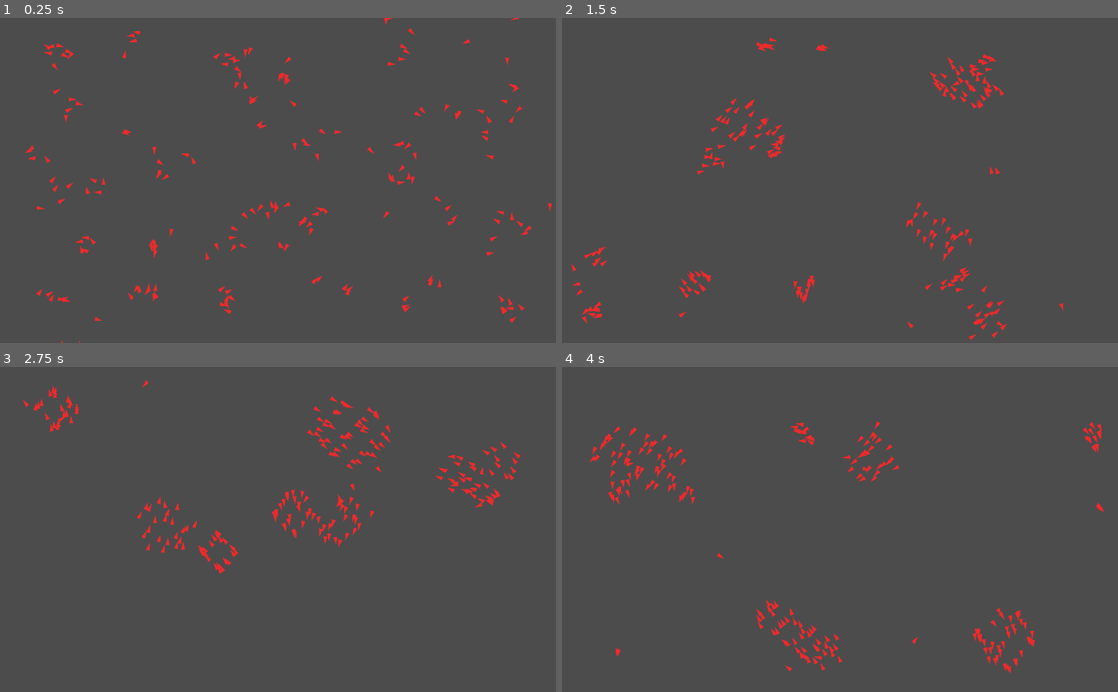
Above: before the commit, frames 1-4 (two rows, left to right).
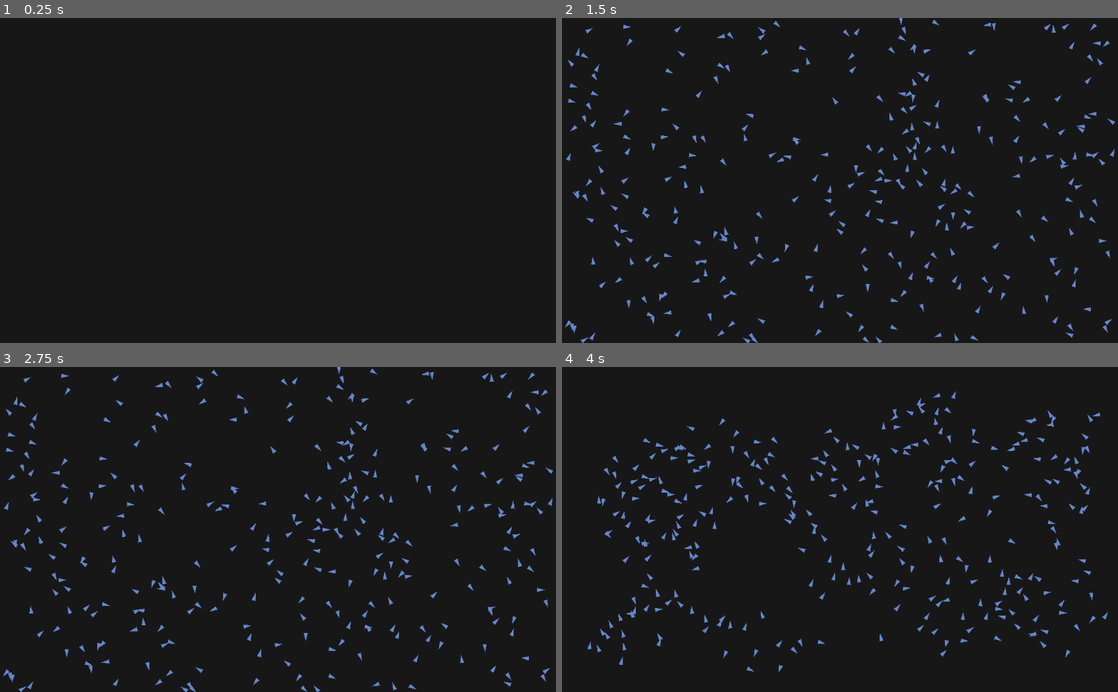
Above: after the commit, the same moments.

Repository: Benedek03/boids
Game: Godot game, scene res://Scenes/Main.tscn
Same seed, same stepped clock (60 frames per second), same inputs: the game is played once before the commit and once after it.
Inputs:
- Up to frame 1 (0.25 s): no input
- Up to frame 2 (1.5 s): hold S from 1.28 s (still down)
- Up to frame 3 (2.75 s): release S at 2.03 s
- Up to frame 4 (4 s): hold S from 3.53 s (still down)

The runs differ from the first frame. In frame 1, 100% of the frame differs, in the area x 0-100%, y 0-100%; in frame 2, 100%; in frame 3, 100%; in frame 4, 100%.

Commit message:
keyboard control, colors

Diff:
--- a/src/Assets/t.svg
+++ b/src/Assets/t.svg
@@ -14,7 +14,7 @@
     <path
        d="M 46.739971,109.36954 L 46.734196,49.836371 L 98.294319,79.597954 L 46.739971,109.36954 z "
        transform="matrix(8.14583,0,0,3.62823,-380.6889,-180.8178)"
-       style="fill:#ef2b2d;fill-opacity:1"
+       style="fill:#6488cd;fill-opacity:1"
        id="path1307" />
   </g>
 </svg>
--- a/src/Scripts/Main.gd
+++ b/src/Scripts/Main.gd
@@ -3,28 +3,33 @@
 var boidScene = preload("res://Scenes/Boid.tscn")
 var boids = []
 
-var boidsNum = 200
-var visual_range = 50
+var boidsNum = 300
+var visual_range = 80
 var max_speed = 10
 var min_speed = 5
 var margin = 50
 var turn_factor = 1
 
-var separation_factor = 0.05
+var separation_factor = 0.1
 var alignment_factor = 0.1
 var cohesion_factor = 0.05
 
-func _ready():
+var running = false
+
+func init_boids():
 	randomize()
 	for i in range(0, boidsNum):
 		var instance = boidScene.instance()
 		instance.position = Vector2(rand_range(0, OS.window_size.x), rand_range(0, OS.window_size.y))
 		instance.d = Vector2(rand_range(0, 10) - 5, rand_range(0, 10) - 5)
+		instance.rotation = instance.d.angle()
 		boids.append(instance)
 		add_child(instance)
-	pass
 
 func _process(delta):
+	if !running:
+		return
+
 	for i in range(0, boids.size()):
 		var boid = boids[i]
 		boid.nd = boid.d
@@ -75,4 +80,10 @@
 		boids[i].d = boids[i].nd
 		boids[i].rotation = boids[i].d.angle()
 		boids[i].position += boids[i].d
-	pass
+
+func _input(ev):
+	if Input.is_key_pressed(KEY_S):
+		if boids.size() == 0:
+			init_boids()
+		else:
+			running = !running
--- a/src/project.godot
+++ b/src/project.godot
@@ -10,8 +10,12 @@
 
 [application]
 
-config/name="flocking-simulation"
+config/name="boid-simulation"
 run/main_scene="res://Scenes/Main.tscn"
+
+[global]
+
+color=Color( 0, 0, 0, 1 )
 
 [gui]
 
@@ -23,4 +27,5 @@
 
 [rendering]
 
+environment/default_clear_color=Color( 0.0980392, 0.0941176, 0.0980392, 1 )
 environment/default_environment="res://default_env.tres"
